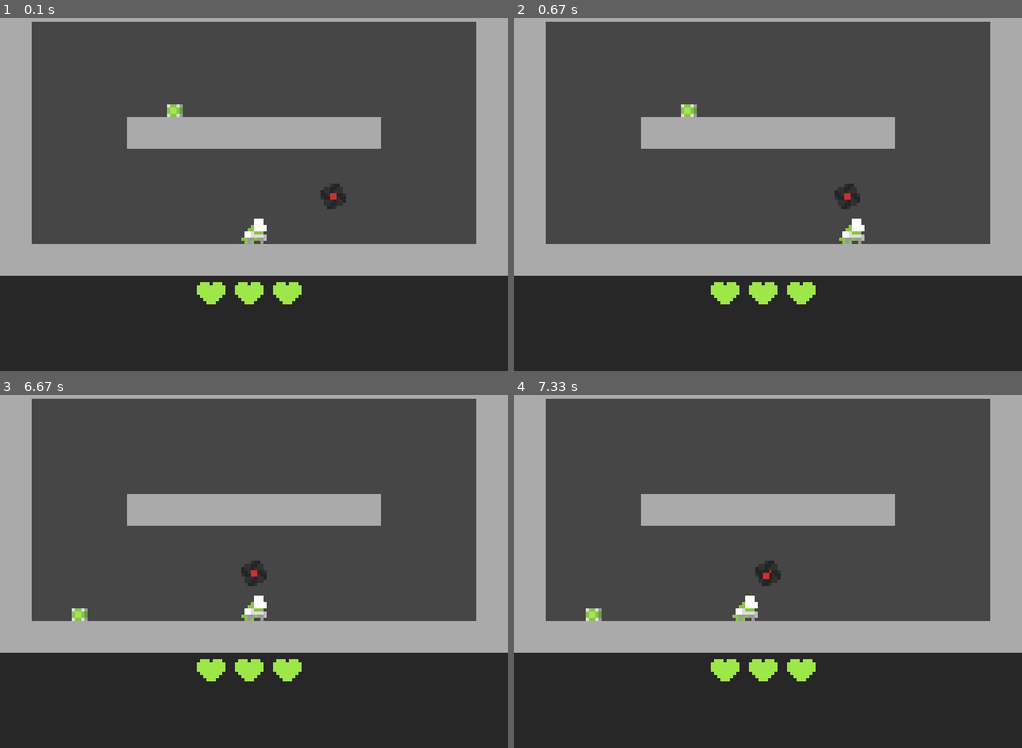
Above: before the commit, frames 1-4 (two rows, left to right).
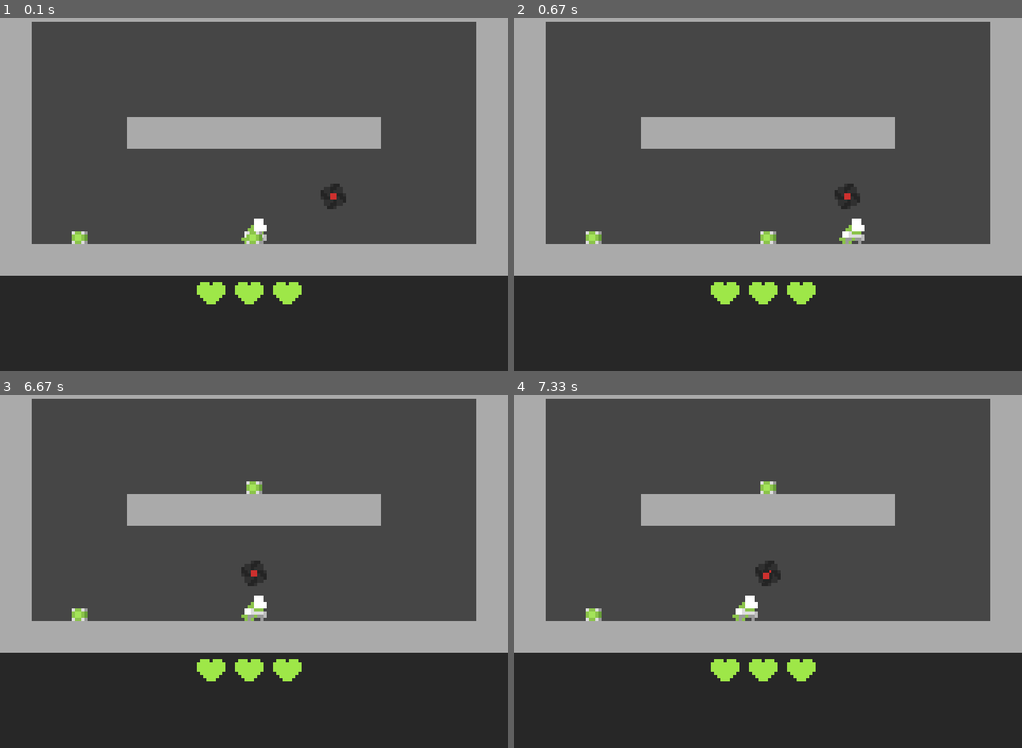
Above: after the commit, the same moments.

Repository: DJan03/ThrowTheBox_pygame
Game: pygame game, started from main.py
Two runs of this game, one before a commit and one after it. Both use one fixed random seed, a clock stepped at 60 frames per second and the inputs below.
Inputs:
- Up to frame 1 (0.1 s): no input
- Up to frame 2 (0.67 s): hold Right from 0.33 s (still down)
- Up to frame 3 (6.67 s): release Right at 0.8 s; hold Up 0.83-1.13 s; hold Right 1.17-1.63 s; hold Left 1.67-2.2 s; hold Down 2.23-2.53 s; hold Left 2.57-2.97 s; hold Right 3.4-4.03 s; hold Down 4.07-4.43 s; hold Left 4.47-4.93 s; hold Right 4.97-5.43 s; hold Right 5.8-6.27 s; tap C at 5.95 s; hold Left from 6.3 s (still down)
- Up to frame 4 (7.33 s): release Left at 6.83 s; hold Left from 7.2 s (still down)

The runs differ from the first frame. In frame 1, 0.3% of the frame differs, in the area x 14-52%, y 24-65%; in frame 2, 0.3%; in frame 3, 0.1%; in frame 4, 0.1%.

Commit message:
realise Heart boxes

Diff:
--- a/main.py
+++ b/main.py
@@ -16,6 +16,7 @@
 SPEED_UP_POWER = 12
 MISS_CHANCE = 0.1
 HEALTH_UP_POWER = 4
+HEART_BOX_CHANCE = 1
 
 
 class ObjectManager:
@@ -24,6 +25,7 @@
     PLAYER_KEY = "player"
     ENEMY_KEY = "enemy"
     BULLET_KEY = "bullet"
+    HEART_KEY = "heart"
 
     def __init__(self):
         self.sprite_group = pygame.sprite.Group()
@@ -33,7 +35,8 @@
                     ObjectManager.BOX_KEY,
                     ObjectManager.PLAYER_KEY,
                     ObjectManager.ENEMY_KEY,
-                    ObjectManager.BULLET_KEY]:
+                    ObjectManager.BULLET_KEY,
+                    ObjectManager.HEART_KEY]:
             self.lib[key] = []
 
     def player_control(self, event):
@@ -59,7 +62,7 @@
         return self.lib[ObjectManager.PLAYER_KEY][0]
 
     def clear(self):
-        for i in [ObjectManager.BOX_KEY, ObjectManager.ENEMY_KEY, ObjectManager.BULLET_KEY]:
+        for i in [ObjectManager.BOX_KEY, ObjectManager.ENEMY_KEY, ObjectManager.BULLET_KEY, ObjectManager.HEART_KEY]:
             a = self.lib[i].copy()
             for j in a:
                 self.remove(j, i)
@@ -77,9 +80,36 @@
         self.rect.y = y
 
 
+class Heart(pygame.sprite.Sprite):
+    def __init__(self, group, x, y):
+        super().__init__(group)
+        self.image = pygame.Surface((20, 20))
+        self.image.fill((255, 125, 125))
+
+        self.rect = self.image.get_rect()
+        self.rect.center = 10, 10
+        self.rect.centerx = x
+        self.rect.centery = y
+
+        self.velocity_y = 0
+
+    def update(self, objectManager: ObjectManager):
+        self.velocity_y += GRAVITY
+        self.rect.y += self.velocity_y
+
+        block_hit_list = pygame.sprite.spritecollide(self, objectManager.get(ObjectManager.BLOCK_KEY), False)
+        for block in block_hit_list:
+            if self.velocity_y > 0:
+                self.rect.bottom = block.rect.top
+                self.velocity_y = 0
+            elif self.velocity_y < 0:
+                self.rect.top = block.rect.bottom
+                self.velocity_y = 0
+
+
 class Box(pygame.sprite.Sprite):
     image = pygame.transform.scale(pygame.image.load("box.png"), (25, 20))
-    def __init__(self, group, x, y, velocity_x=0, velocity_y=0, is_frozen=False, apply_velocity=True, apply_gravity=True):
+    def __init__(self, group, x, y, velocity_x=0, velocity_y=0, is_frozen=False, apply_velocity=True, apply_gravity=True, is_heart_box=False):
         super().__init__(group)
 
         self.image = Box.image.copy()
@@ -96,13 +126,18 @@
 
         self.is_frozen_box = is_frozen
         self.apply_gravity = apply_gravity
+        self.is_heart_box = is_heart_box
 
         if self.is_frozen_box:
             self.image.fill((0, 0, 255))
+        if self.is_heart_box:
+            self.image.fill((255, 0, 0))
 
     def update(self, objectManager: ObjectManager):
         if self.apply_velocity:
             self.rect.x += self.velocity_x
+
+            get_hit = False
 
             block_hit_list = pygame.sprite.spritecollide(self, objectManager.get(ObjectManager.BLOCK_KEY), False)
             for block in block_hit_list:
@@ -114,6 +149,7 @@
                     self.velocity_x = abs(self.velocity_x) // 2
 
                 self.apply_gravity = True
+                get_hit = True
 
             if self.apply_gravity:
                 self.velocity_y += GRAVITY
@@ -129,6 +165,7 @@
                     self.rect.top = block.rect.bottom
                     self.velocity_x = self.velocity_x // 2
                     self.velocity_y = self.velocity_x // 2
+                    get_hit = True
 
                 self.apply_gravity = True
 
@@ -137,6 +174,10 @@
 
             if self.velocity_x == 0 and self.velocity_y == 0:
                 self.apply_gravity = True
+
+            if get_hit and self.is_heart_box:
+                objectManager.append(Heart(objectManager.sprite_group, self.rect.centerx, self.rect.centery), ObjectManager.HEART_KEY)
+                objectManager.remove(self, ObjectManager.BOX_KEY)
 
     def set_velocity(self, x, y):
         self.velocity_x = x
@@ -335,6 +376,14 @@
             objectManager.get(ObjectManager.BOX_KEY).append(self.holding_box) # TODO: change strange line
             self.holding_box = None
 
+        # hearts
+        heart_hit = pygame.sprite.spritecollideany(self, objectManager.get(ObjectManager.HEART_KEY))
+        if heart_hit is not None:
+            if self.health < self.max_health:
+                self.health += 1
+                objectManager.remove(heart_hit, ObjectManager.HEART_KEY)
+
+        # bug
         if self.rect.centerx < 0 or self.rect.centerx > WIDTH or self.rect.centery < 0 or self.rect.centery > HEIGHT:
             self.rect.centerx = WIDTH // 2
             self.rect.centery = HEIGHT // 2
@@ -407,10 +456,13 @@
     def update(self, objectManager: ObjectManager):
         box_hit = pygame.sprite.spritecollideany(self, objectManager.get(ObjectManager.BOX_KEY))
         if box_hit is not None:
-            self.health -= 1
-
             list_of_boxes = objectManager.get(ObjectManager.BOX_KEY)
             box = list_of_boxes[list_of_boxes.index(box_hit)]
+            if box.is_heart_box:
+                return
+
+            self.health -= 1
+
             if box.is_frozen_box:
                 self.time_to_shoot = FROZE_DURATION
 
@@ -468,7 +520,17 @@
         for x, y in self.get_points_for_enemies(enemies_count):
             objectManager.append(Enemy(objectManager.sprite_group, x, y), ObjectManager.ENEMY_KEY)
 
-        for x, y in self.get_points_for_box(enemies_count * 2):
+        points = []
+
+        if player.ability_lib[player.HEART_BOXES] and random() <= HEART_BOX_CHANCE:
+            poitns = self.get_points_for_box(enemies_count * 2 + 1)
+
+            x, y = poitns.pop(0)
+            objectManager.append(Box(objectManager.sprite_group, x, y, is_heart_box=True), ObjectManager.BOX_KEY)
+        else:
+            poitns = self.get_points_for_box(enemies_count * 2)
+
+        for x, y in poitns:
             if player.ability_lib[player.FROZEN_BOXES]:
                 if random() <= FROZE_BOXES_CHANCE:
                     objectManager.append(Box(objectManager.sprite_group, x, y, is_frozen=True), ObjectManager.BOX_KEY)
